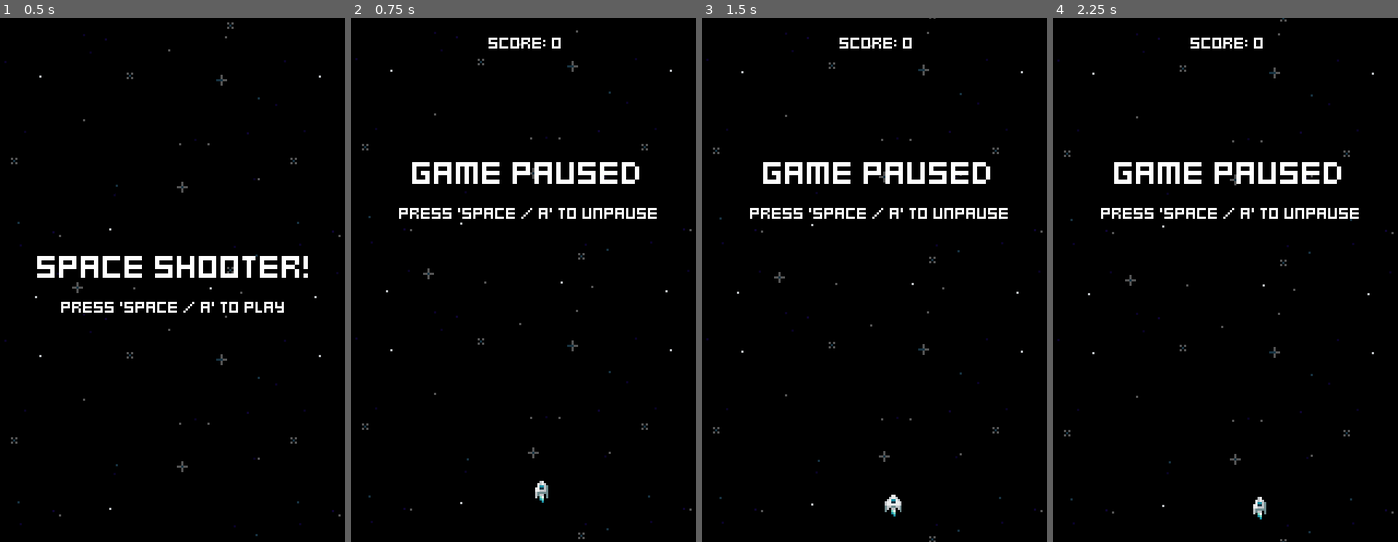
Above: before the commit, frames 1-4 (left to right).
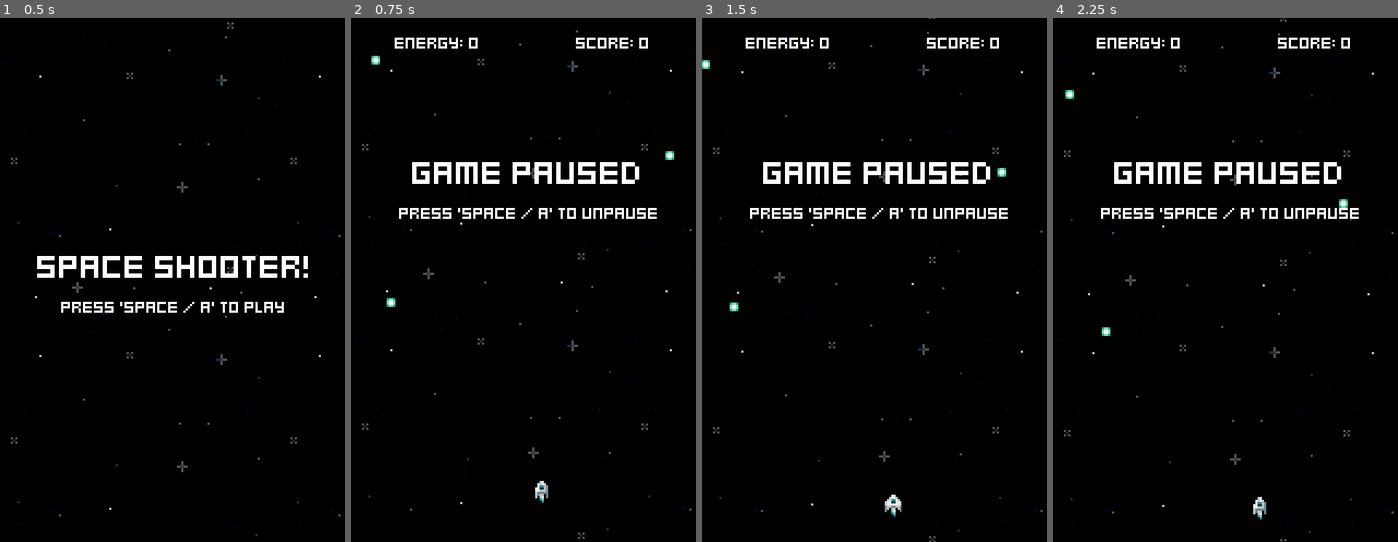
Above: after the commit, the same moments.

Repository: jacristi/godot-space-shooter
Game: Godot game, scene res://ui/menu.tscn
Two runs of this game, one before a commit and one after it. Both use one fixed random seed, a clock stepped at 60 frames per second and the inputs below.
Inputs:
- Up to frame 1 (0.5 s): no input
- Up to frame 2 (0.75 s): tap Space (fire) at 0.5, 0.6 s; hold D (move_right) from 0.53 s (still down)
- Up to frame 3 (1.5 s): tap Space (fire) at 1.25, 1.35 s; release D (move_right) at 1.28 s; hold S (move_down) from 1.28 s (still down)
- Up to frame 4 (2.25 s): tap Space (fire) at 2, 2.1 s; release S (move_down) at 2.03 s; hold D (move_right) from 2.03 s (still down)

Frame 1 is identical in both runs. In frame 2, 0.8% of the frame differs, in the area x 5-94%, y 3-56%; in frame 3, 0.8%; in frame 4, 0.8%.

Commit message:
feat: started collecting energy

Diff:
--- /dev/null
+++ b/components/move_to_component.gd
@@ -0,0 +1,23 @@
+class_name MoveToComponent
+extends Node
+
+
+@export var speed := 1.0
+@export var actor: Node2D
+@export var target: Node2D
+
+
+func _ready() -> void:
+    if target == null:
+        target = get_tree().get_first_node_in_group("player")
+
+
+
+func _process(delta: float) -> void:
+    if not is_instance_valid(target):
+        return
+
+    actor.global_position = actor.global_position.move_toward(
+        target.global_position,
+        delta*speed
+        )
--- a/enemies/enemy.gd
+++ b/enemies/enemy.gd
@@ -12,11 +12,15 @@
 @onready var hitbox_component:  HitboxComponent  = $HitboxComponent
 @onready var destroyed_component: DestroyedComponent = $DestroyedComponent
 @onready var audio_player: VariablePitchAudioStreamPlayer = $VariablePitchAudioStreamPlayer
+@onready var energy_spawner_component: SpawnerComponent = $EnergySpawnerComponent
 
 @export var spawn_time := 30.0
+@export var energy_dropped := 1
+
+var is_destroyed := false
 
 func _ready() -> void:
-    stats_component.no_health.connect(give_score_on_death)
+    stats_component.no_health.connect(handle_destroyed)
     visible_on_screen_notifier_2d.screen_exited.connect(queue_free)
     hurtbox_component.hurt.connect(was_hurt)
     hitbox_component.hit_hurtbox.connect(destroyed_component.destroy.unbind(1))
@@ -29,5 +33,11 @@
     audio_player.play_with_variance()
 
 
-func give_score_on_death() -> void:
+func handle_destroyed() -> void:
+    if is_destroyed: return
+    is_destroyed = true
+
+    for i in range(randf_range(0, energy_dropped+1)):
+        energy_spawner_component.spawn()
+
     score_component.adjust_score()
--- a/enemies/enemy.tscn
+++ b/enemies/enemy.tscn
@@ -11,6 +11,7 @@
 [ext_resource type="Script" path="res://components/hurt_component.gd" id="9_ha7el"]
 [ext_resource type="Script" path="res://components/destroyed_component.gd" id="10_lh6iy"]
 [ext_resource type="Script" path="res://components/spawner_component.gd" id="11_kh874"]
+[ext_resource type="PackedScene" uid="uid://cdcwxughhalt3" path="res://pickups/energy_pickup.tscn" id="12_csr4a"]
 [ext_resource type="PackedScene" uid="uid://cm375hqr0kc7t" path="res://effects/explosion_effect.tscn" id="12_l0k32"]
 [ext_resource type="Script" path="res://components/score_component.gd" id="13_a7t63"]
 [ext_resource type="Resource" uid="uid://xq5q3g3tvjm1" path="res://resources/game_stats.tres" id="14_ccut1"]
@@ -77,3 +78,7 @@
 bus = &"SFX"
 script = ExtResource("15_y5f6p")
 pitch_min = 0.8
+
+[node name="EnergySpawnerComponent" type="Node2D" parent="."]
+script = ExtResource("11_kh874")
+scene = ExtResource("12_csr4a")
--- a/enemies/homing_enemy.tscn
+++ b/enemies/homing_enemy.tscn
@@ -55,6 +55,7 @@
 [node name="HomingEnemy" instance=ExtResource("1_a0uvx")]
 script = ExtResource("2_5ai5s")
 spawn_time = 170.0
+energy_dropped = 8
 
 [node name="States" type="Node" parent="." index="0"]
 
--- a/enemies/pink_enemy.tscn
+++ b/enemies/pink_enemy.tscn
@@ -64,6 +64,7 @@
 [node name="PinkEnemy" instance=ExtResource("1_sffww")]
 script = ExtResource("2_puikq")
 spawn_time = 25.0
+energy_dropped = 3
 
 [node name="States" type="Node" parent="." index="0"]
 
--- a/enemies/purple_enemy.tscn
+++ b/enemies/purple_enemy.tscn
@@ -52,6 +52,7 @@
 [node name="PurpleEnemy" instance=ExtResource("1_whl3g")]
 script = ExtResource("2_ve4rk")
 spawn_time = 300.0
+energy_dropped = 6
 
 [node name="States" type="Node" parent="." index="0"]
 
--- a/enemies/red_enemy.tscn
+++ b/enemies/red_enemy.tscn
@@ -60,6 +60,7 @@
 num_projectile_cycles = 3
 strafe_velocity = Vector2(40, 0)
 spawn_time = 110.0
+energy_dropped = 3
 
 [node name="States" type="Node" parent="." index="0"]
 
--- a/enemies/tie_enemy.tscn
+++ b/enemies/tie_enemy.tscn
@@ -36,6 +36,7 @@
 [node name="TieEnemy" instance=ExtResource("1_wbq3b")]
 script = ExtResource("2_imm8n")
 spawn_time = 250.0
+energy_dropped = 6
 
 [node name="States" type="Node" parent="." index="0"]
 
--- a/enemies/yellow_enemy.tscn
+++ b/enemies/yellow_enemy.tscn
@@ -36,6 +36,7 @@
 [node name="YellowEnemy" instance=ExtResource("1_gqcw3")]
 script = ExtResource("2_5qepq")
 spawn_time = 9.0
+energy_dropped = 2
 
 [node name="AnimatedSprite2D" parent="." index="0"]
 sprite_frames = SubResource("SpriteFrames_d5yub")
--- /dev/null
+++ b/pickups/energy_pickup.gd
@@ -0,0 +1,26 @@
+extends Node2D
+
+@export var game_stats: GameStats
+
+@onready var hitbox_component: HitboxComponent = $HitboxComponent
+@onready var states: Node = $States
+@onready var spawn_state: TimedStateComponent = $States/SpawnState
+@onready var move_to_collect_state: StateComponent = $States/MoveToCollectState
+@onready var spawn_move_component: MoveComponent = $States/SpawnState/MoveComponent
+
+
+func _ready() -> void:
+    randomize()
+    hitbox_component.hit_hurtbox.connect(handle_on_collect)
+    for state in states.get_children():
+        state = state as StateComponent
+        state.disable()
+
+    spawn_move_component.velocity.x = randf_range(-150, 150)
+    spawn_move_component.velocity.y = randf_range(-150, 50)
+    spawn_state.state_finished.connect(move_to_collect_state.enable)
+    spawn_state.enable()
+
+func handle_on_collect(_hurtbox: HurtboxComponent):
+    game_stats.energy += 1
+    queue_free()
--- /dev/null
+++ b/pickups/energy_pickup.tscn
@@ -0,0 +1,63 @@
+[gd_scene load_steps=12 format=3 uid="uid://cdcwxughhalt3"]
+
+[ext_resource type="Texture2D" uid="uid://cy0jpmani3m6v" path="res://assets/spr_energy_pickup.png" id="1_k05qo"]
+[ext_resource type="Resource" uid="uid://xq5q3g3tvjm1" path="res://resources/game_stats.tres" id="2_gynpl"]
+[ext_resource type="Script" path="res://pickups/energy_pickup.gd" id="2_oj88c"]
+[ext_resource type="Script" path="res://components/hitbox_component.gd" id="4_f6f1y"]
+[ext_resource type="Script" path="res://components/move_to_component.gd" id="5_0i7n7"]
+[ext_resource type="Script" path="res://components/timed_state_componoent.gd" id="5_ncwc8"]
+[ext_resource type="Script" path="res://components/move_component.gd" id="6_fdpeu"]
+[ext_resource type="Script" path="res://components/state_component.gd" id="7_i4akb"]
+
+[sub_resource type="AtlasTexture" id="AtlasTexture_a3ikv"]
+atlas = ExtResource("1_k05qo")
+region = Rect2(0, 0, 4, 4)
+
+[sub_resource type="SpriteFrames" id="SpriteFrames_jlhej"]
+animations = [{
+"frames": [{
+"duration": 1.0,
+"texture": SubResource("AtlasTexture_a3ikv")
+}],
+"loop": true,
+"name": &"default",
+"speed": 5.0
+}]
+
+[sub_resource type="CircleShape2D" id="CircleShape2D_37rsw"]
+radius = 3.0
+
+[node name="EnergyPickup" type="Node2D"]
+script = ExtResource("2_oj88c")
+game_stats = ExtResource("2_gynpl")
+
+[node name="AnimatedSprite2D" type="AnimatedSprite2D" parent="."]
+sprite_frames = SubResource("SpriteFrames_jlhej")
+
+[node name="HitboxComponent" type="Area2D" parent="."]
+collision_layer = 0
+script = ExtResource("4_f6f1y")
+damage = 0
+
+[node name="CollisionShape2D" type="CollisionShape2D" parent="HitboxComponent"]
+position = Vector2(0, -4)
+shape = SubResource("CircleShape2D_37rsw")
+
+[node name="States" type="Node" parent="."]
+
+[node name="SpawnState" type="Node" parent="States"]
+script = ExtResource("5_ncwc8")
+duration = 0.15
+
+[node name="MoveComponent" type="Node" parent="States/SpawnState" node_paths=PackedStringArray("actor")]
+script = ExtResource("6_fdpeu")
+velocity = Vector2(10, -150)
+actor = NodePath("../../..")
+
+[node name="MoveToCollectState" type="Node" parent="States"]
+script = ExtResource("7_i4akb")
+
+[node name="MoveToComponent" type="Node" parent="States/MoveToCollectState" node_paths=PackedStringArray("actor")]
+script = ExtResource("5_0i7n7")
+speed = 150.0
+actor = NodePath("../../..")
--- a/pickups/pickup.gd
+++ b/pickups/pickup.gd
@@ -1,3 +1,4 @@
+class_name Pickup
 extends Node2D
 
 @export var pickup_score: int
--- a/pickups/pickup.tscn
+++ b/pickups/pickup.tscn
@@ -56,7 +56,6 @@
 [node name="HitboxComponent" type="Area2D" parent="."]
 collision_layer = 0
 script = ExtResource("9_ly3yr")
-damage = 0.0
 
 [node name="HurtComponent" type="Node" parent="." node_paths=PackedStringArray("stats_component", "hurtbox_component")]
 script = ExtResource("10_73utc")
--- a/scenes/game.gd
+++ b/scenes/game.gd
@@ -3,14 +3,16 @@
 @export var game_stats: GameStats
 @onready var player_ship: Node2D = $PlayerShip
 @onready var score_label: Label = $ScoreLabel
+@onready var energy_label: Label = $EnergyLabel
 
 @onready var enemy_generator: Node2D = $EnemyGenerator
-@onready var pickup_generator: Node2D = $PickupGenerator
 
 
 func _ready() -> void:
     update_score_label(game_stats.score)
+    update_energy_label(game_stats.energy)
     game_stats.score_changed.connect(update_score_label)
+    game_stats.energy_changed.connect(update_energy_label)
     player_ship.tree_exiting.connect(player_defeated)
     game_stats.score_changed.connect(handle_score_based_events)
 
@@ -43,3 +45,6 @@
 
 func update_score_label(new_score: int) -> void:
     score_label.text = "Score: %d" % [new_score]
+
+func update_energy_label(new_energy: int) -> void:
+    energy_label.text = "Energy: %d" % [new_energy]
--- a/scenes/game.tscn
+++ b/scenes/game.tscn
@@ -5,9 +5,9 @@
 [ext_resource type="Resource" uid="uid://xq5q3g3tvjm1" path="res://resources/game_stats.tres" id="2_cxryx"]
 [ext_resource type="PackedScene" uid="uid://dtkt6ce0d5p2g" path="res://effects/space_background.tscn" id="2_jcunf"]
 [ext_resource type="PackedScene" uid="uid://cjjsl54xehrvt" path="res://enemies/enemy_generator.tscn" id="3_o0xhe"]
-[ext_resource type="PackedScene" uid="uid://di2ph76flv6jj" path="res://pickups/pickup_generator.tscn" id="5_824rs"]
 [ext_resource type="LabelSettings" uid="uid://cjof1qwn8asa1" path="res://fonts/default_label_settings.tres" id="5_tlyl2"]
 [ext_resource type="PackedScene" uid="uid://3etvr5r3lq15" path="res://ui/pause_menu.tscn" id="7_of8lj"]
+[ext_resource type="PackedScene" uid="uid://cdcwxughhalt3" path="res://pickups/energy_pickup.tscn" id="8_ib6he"]
 
 [node name="Game" type="Node2D"]
 script = ExtResource("1_1juuu")
@@ -18,14 +18,21 @@
 
 [node name="SpaceBackground" parent="." instance=ExtResource("2_jcunf")]
 
-[node name="PickupGenerator" parent="." instance=ExtResource("5_824rs")]
-
 [node name="EnemyGenerator" parent="." instance=ExtResource("3_o0xhe")]
 
 [node name="ScoreLabel" type="Label" parent="."]
+offset_left = 80.0
 offset_right = 160.0
 offset_bottom = 23.0
 text = "Score"
+label_settings = ExtResource("5_tlyl2")
+horizontal_alignment = 1
+vertical_alignment = 1
+
+[node name="EnergyLabel" type="Label" parent="."]
+offset_right = 80.0
+offset_bottom = 23.0
+text = "Energy"
 label_settings = ExtResource("5_tlyl2")
 horizontal_alignment = 1
 vertical_alignment = 1
@@ -35,3 +42,12 @@
 offset_top = 77.0
 offset_right = 81.0
 offset_bottom = 77.0
+
+[node name="EnergyPickup" parent="." instance=ExtResource("8_ib6he")]
+position = Vector2(25, 132)
+
+[node name="EnergyPickup2" parent="." instance=ExtResource("8_ib6he")]
+position = Vector2(23, 22)
+
+[node name="EnergyPickup3" parent="." instance=ExtResource("8_ib6he")]
+position = Vector2(153, 60)
--- a/scenes/player/player_ship.gd
+++ b/scenes/player/player_ship.gd
@@ -19,7 +19,6 @@
 var has_flank_right_1 := false
 var has_flank_right_2 := false
 
-
 var TIMER_POINT_BREAKS = {
         100: .375,
         200: .35,
@@ -35,21 +34,9 @@
         4000: .1,
     }
 
-
 func _ready():
     fire_rate_timer.timeout.connect(fire_projectiles)
-    game_stats.score_changed.connect(update_fire_rate)
     game_stats.player = self_node
-
-
-func update_fire_rate(new_score: int) -> void:
-    var t = fire_rate_timer.wait_time
-
-    for k in TIMER_POINT_BREAKS:
-        var v = TIMER_POINT_BREAKS[k]
-        if new_score >= k and t > v:
-            fire_rate_timer.wait_time = v
-            level_up_audio_stream_player.play_with_variance()
 
 
 func _process(_delta: float) -> void:
--- a/scripts/game_stats.gd
+++ b/scripts/game_stats.gd
@@ -9,7 +9,14 @@
 
 @export var high_score: int = 0
 
+@export var energy: int = 0:
+    set(value):
+        energy = value
+        print(energy)
+        energy_changed.emit(energy)
+
 @export var difficulty_factor := 1
 var player: Node2D
 
 signal score_changed(new_score)
+signal energy_changed(new_energy)
Binary file added: assets/spr_energy_pickup.png
Not shown, added: assets/spr_energy_pickup.png.import
Not shown: 1 places in enemies/enemy.tscn that only renumber resources
